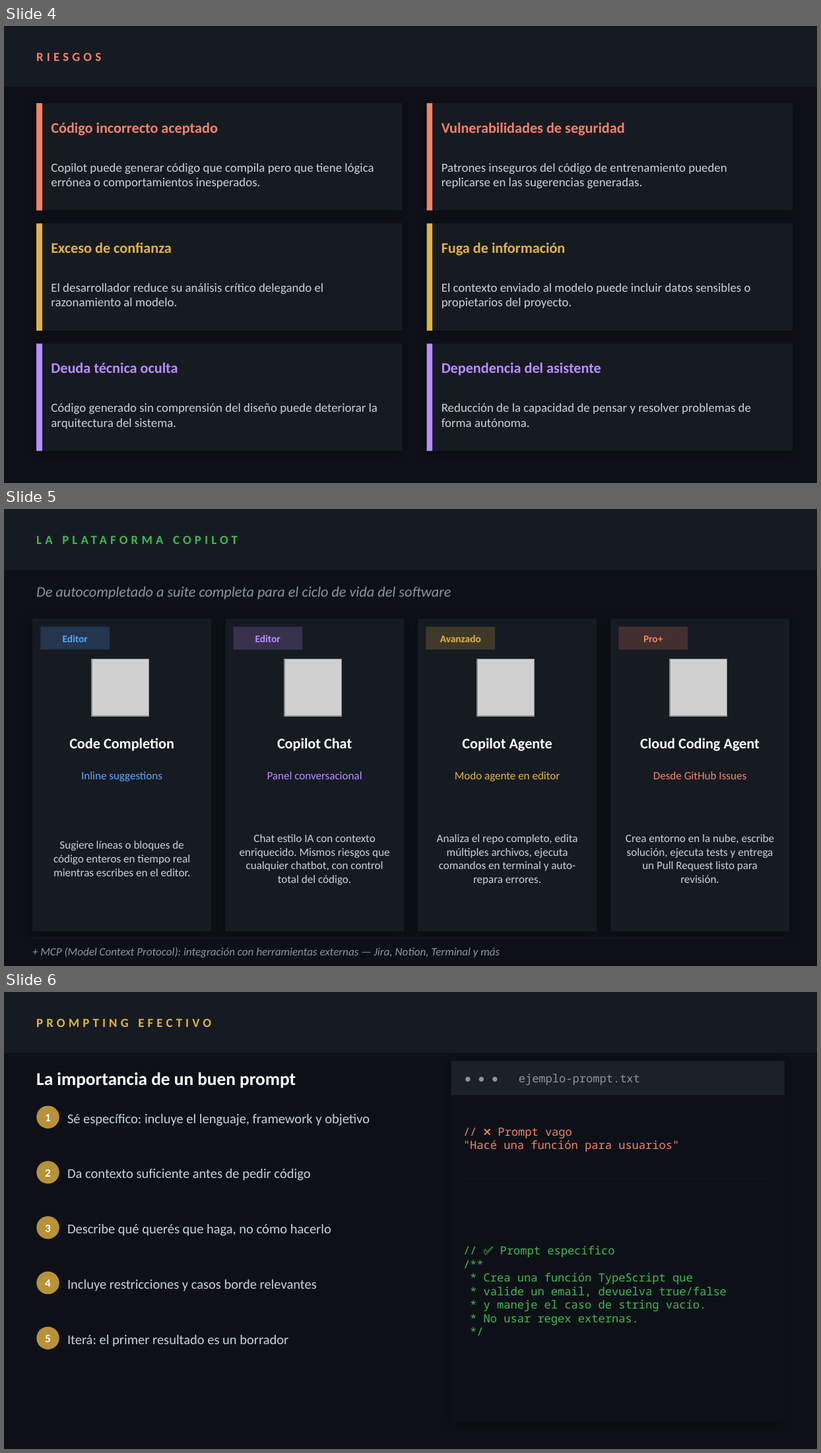
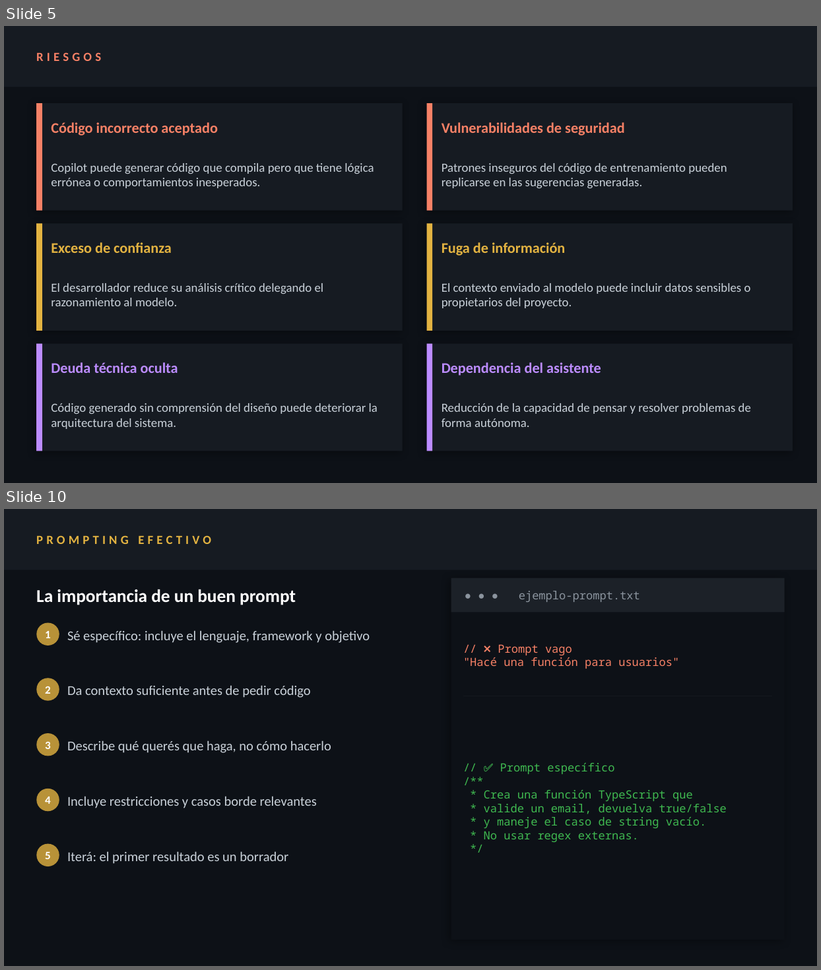
Before and after one commit to luciaviera/investigacion-GtiHubCopilot-FIS, a slide deck: presentacion.pptx. Shown one above the other, each under a label of ours: slides 4, 5 and 6 before the commit, slides 5 and 10 after it; the slides between them are not shown. The pictures are 821x1453 and 821x970 pixels, drawn with LibreOffice and Linux fonts; fonts in the diff are those of the drawing; grey boxes stand for pictures. Boxes give left, top, right and bottom in pixels: in the first picture for what was removed or moved away, otherwise in the second. Text is boxed around its words. In the diff, an @@ line names an element or a change of style, - is before the commit and + after.

Commit message:
se completo la ppt

```diff
--- a/presentacion.pptx
+++ b/presentacion.pptx
@@ slide 5 removed at [4,509,817,966], background #0D1117 @@
@@ rectangle removed at [4,509,817,570] @@
@@ text removed at [36,517,768,562] @@
-LA PLATAFORMA COPILOT
@@ text removed at [36,586,451,599] @@
-De autocompletado a suite completa para el ciclo de vida del software
@@ rectangle removed at [32,619,211,932] @@
@@ rectangle removed at [40,627,110,650] @@
@@ rectangle removed at [225,619,404,932] @@
@@ rectangle removed at [233,627,302,650] @@
@@ rectangle removed at [418,619,597,932] @@
@@ rectangle removed at [426,627,495,650] @@
@@ rectangle removed at [611,619,789,932] @@
@@ rectangle removed at [618,627,688,650] @@
@@ text removed at [63,635,88,642] @@
-Editor
@@ text removed at [255,635,281,642] @@
-Editor
@@ text removed at [440,635,481,642] @@
-Avanzado
@@ text removed at [644,636,663,642] @@
-Pro+
@@ picture removed at [92,659,149,716] @@
@@ picture removed at [284,659,341,716] @@
@@ picture removed at [477,659,534,716] @@
@@ picture removed at [670,659,727,716] @@
@@ text removed at [69,738,174,751] @@
-Code Completion
@@ text removed at [277,738,352,751] @@
-Copilot Chat
@@ text removed at [462,738,552,751] @@
-Copilot Agente
@@ text removed at [640,738,760,751] @@
-Cloud Coding Agent
@@ text removed at [81,772,162,782] @@
-Inline suggestions
@@ text removed at [267,772,362,780] @@
-Panel conversacional
@@ text removed at [455,772,560,782] @@
-Modo agente en editor
@@ text removed at [653,772,746,780] @@
-Desde GitHub Issues
@@ text removed at [54,841,190,877] @@
-Sugiere líneas o bloques de código enteros en tiempo real mientras escribes en el editor.
@@ text removed at [240,834,389,885] @@
-Chat estilo IA con contexto enriquecido. Mismos riesgos que cualquier chatbot, con control total del código.
@@ text removed at [437,834,578,885] @@
-Analiza el repo completo, edita múltiples archivos, ejecuta comandos en terminal y auto-repara errores.
@@ text removed at [626,834,775,883] @@
-Crea entorno en la nube, escribe solución, ejecuta tests y entrega un Pull Request listo para revisión.
@@ rectangle removed at [32,938,785,939] @@
@@ text removed at [40,948,500,958] @@
-+ MCP (Model Context Protocol): integración con herramientas externas — Jira, Notion, Terminal y más
@@ what was slide 4 is now slide 5 @@
@@ what was slide 6 is now slide 10 @@
```
Also in this commit, not shown: 1 slide changed, 11 slides added, 1 other slide removed.
